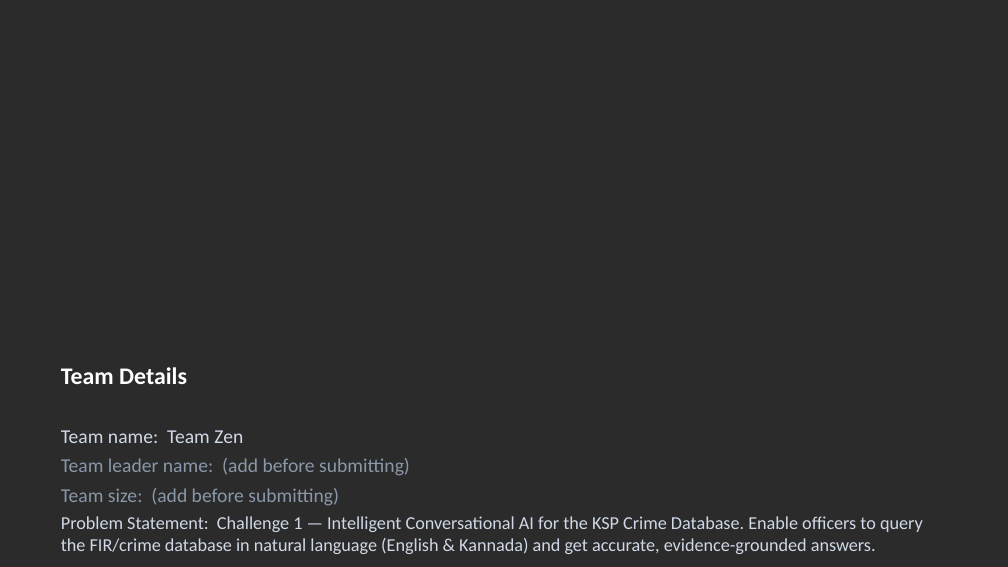
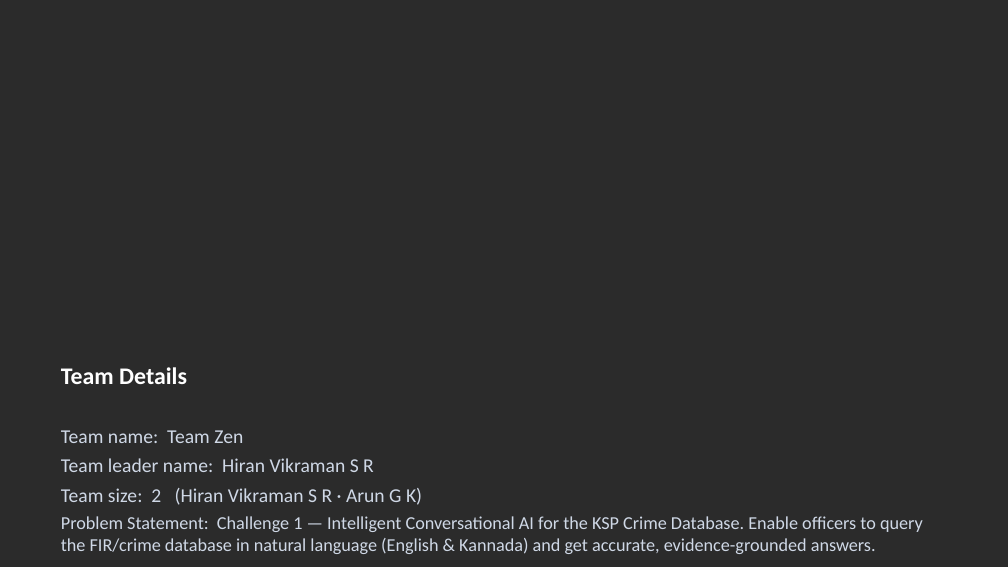
Before and after one commit to arungeekay/anveshak, a slide deck: slide 1 of ANVESHAK_KSP_Datathon_2026_Submission.pptx. Drawn at 1008x567 pixels with LibreOffice and Linux fonts; fonts in the diff are those of the drawing; background and template pictures are left out; a plain dark background stands for a picture behind light text. Boxes give left, top, right and bottom in pixels: in the first picture for what was removed or moved away, otherwise in the second. Text is boxed around its words. In the diff, an @@ line names an element or a change of style, - is before the commit and + after.

Commit message:
deck: fill team details (Team Zen — Hiran Vikraman S R, Arun G K) + stronger marketing (impact, real-world use cases); add video recording tooling

```diff
--- a/ANVESHAK_KSP_Datathon_2026_Submission.pptx
+++ b/ANVESHAK_KSP_Datathon_2026_Submission.pptx
@@ text at box(61, 458, 422, 505): text changed; text colour #8A97A8 to #CFD8E6 @@
-Team leader name: (add before submitting)
-Team size: (add before submitting)
+Team leader name: Hiran Vikraman S R
+Team size: 2 (Hiran Vikraman S R · Arun G K)
```
Also in this commit, not shown: 2 other slides changed, 4 other files.
